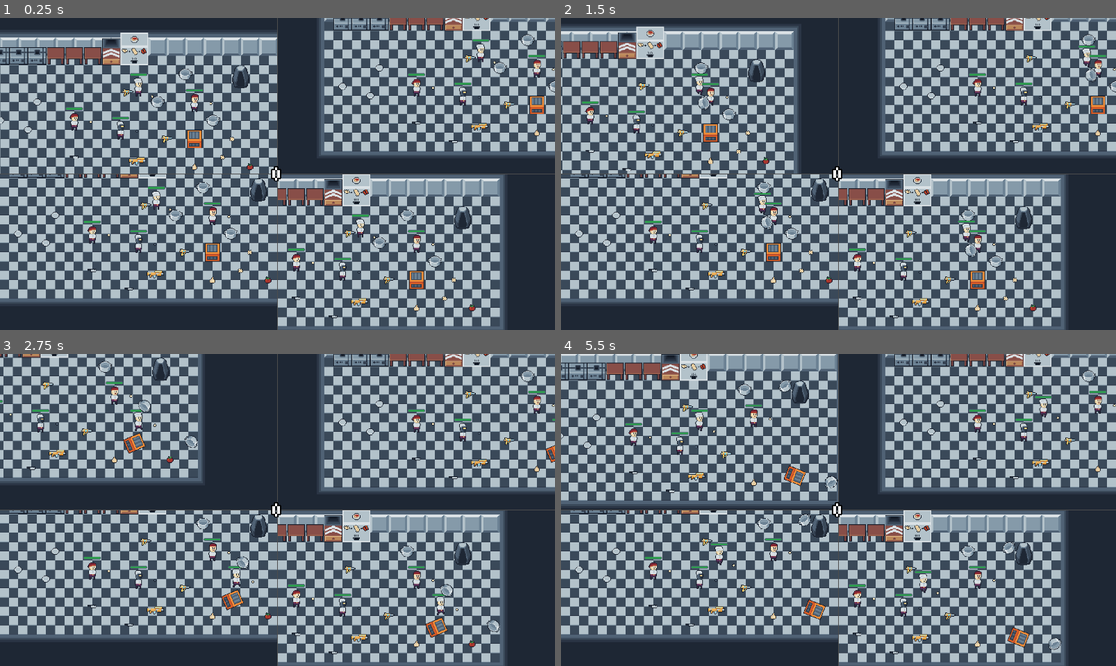
Above: before the commit, frames 1-4 (two rows, left to right).
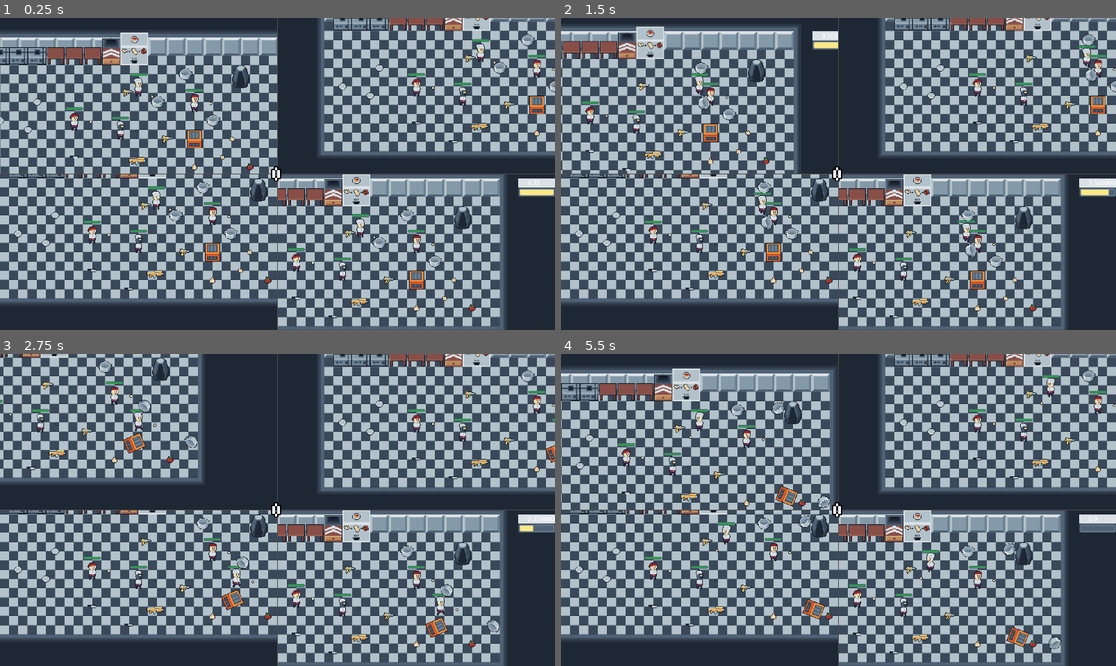
Above: after the commit, the same moments.

Repository: nonamecorn/romancce_macabre
Game: Godot game, scene res://game.tscn
The game is run twice, just before and just after one commit, with the same random seed, the same clock (stepped at 60 frames per second) and the same inputs.
Inputs (mouse positions are in pixels of both pictures, inside the frame that each line leads up to):
- Up to frame 1 (0.25 s): no input
- Up to frame 2 (1.5 s): tap Enter at 0.5 s; move the mouse to (960, 158) at 0.52 s; hold D (p1_right) 0.53-1.28 s; right-click (960, 158) at 0.6 s; click (960, 158) at 0.67 s; move the mouse to (727, 189) at 1.27 s; hold S (p1_down) from 1.28 s (still down); click (727, 189) at 1.35 s
- Up to frame 3 (2.75 s): move the mouse to (333, 441) at 2.02 s; release S (p1_down) at 2.03 s; hold D (p1_right) from 2.03 s (still down); right-click (333, 441) at 2.1 s
- Up to frame 4 (5.5 s): move the mouse to (810, 572) at 2.77 s; release D (p1_right) at 2.78 s; hold W (p1_up) 2.78-3.53 s; click (810, 572) at 2.85 s; move the mouse to (1005, 556) at 3.52 s; hold A (p1_left) 3.53-5.03 s; right-click (1005, 556) at 3.6 s; move the mouse to (672, 463) at 4.27 s; click (672, 463) at 4.35 s; move the mouse to (866, 510) at 5.02 s; hold S (p1_down) from 5.03 s (still down); right-click (866, 510) at 5.1 s; click (866, 510) at 5.17 s

The runs differ from the first frame. In frame 1, 0.4% of the frame differs, in the area x 93-100%, y 51-58%; in frame 2, 0.7%; in frame 3, 0.4%; in frame 4, 21%, in the area x 0-100%, y 0-95%.
Error in both runs: Invalid assignment of property or key 'text' with value of type 'int' on a base object of type 'Label'. (res://game.gd:37)

Commit message:
sdfasfas

Diff:
--- /dev/null
+++ b/lvls/map.gd
@@ -0,0 +1,10 @@
+extends Node2D
+
+func finish():
+	if Score.score > 300:
+		$CanvasLayer/won.show()
+		$win.play()
+	else:
+		$loss.play()
+		$CanvasLayer/lost.show()
+	get_tree().paused = true
--- a/lvls/map.tscn
+++ b/lvls/map.tscn
@@ -1,5 +1,6 @@
-[gd_scene load_steps=25 format=4 uid="uid://bmnwh28jj06kj"]
-
+[gd_scene load_steps=34 format=4 uid="uid://bmnwh28jj06kj"]
+
+[ext_resource type="Script" uid="uid://u738elya2vpj" path="res://lvls/map.gd" id="1_h8448"]
 [ext_resource type="Texture2D" uid="uid://j5o0g2jxcw7p" path="res://img/levels/Wall.png" id="2_04hbb"]
 [ext_resource type="PackedScene" uid="uid://bcq71yyj1gyux" path="res://obj/entity/oguzok.tscn" id="2_gh6g1"]
 [ext_resource type="Texture2D" uid="uid://db6ua4a5ndb2t" path="res://img/levels/WallTileSet.png" id="5_04hbb"]
@@ -21,6 +22,14 @@
 [ext_resource type="PackedScene" uid="uid://c1nm243uchc6w" path="res://obj/entity/grloc.tscn" id="19_rmre4"]
 [ext_resource type="PackedScene" uid="uid://6dum362dqp5s" path="res://obj/entity/pomidor.tscn" id="20_2mgel"]
 [ext_resource type="PackedScene" uid="uid://twexuei0iw5w" path="res://obj/cargo_box.tscn" id="21_rmre4"]
+[ext_resource type="Script" uid="uid://msye2xfhroqu" path="res://lvls/timer.gd" id="23_7jcl3"]
+[ext_resource type="AudioStream" uid="uid://637jl1xq7dxp" path="res://snd/Jingles/win.ogg" id="23_t6f8w"]
+[ext_resource type="AudioStream" uid="uid://brdqe1y14ipxk" path="res://snd/Jingles/lose.ogg" id="24_kl8ba"]
+[ext_resource type="Texture2D" uid="uid://dlxiuwc2mns4b" path="res://img/UI/time3.png" id="25_se0ge"]
+[ext_resource type="Texture2D" uid="uid://dwagvk4336ggt" path="res://img/UI/time.png" id="26_7jcl3"]
+[ext_resource type="Texture2D" uid="uid://dfrqhwow4e8v" path="res://img/UI/time2.png" id="27_uqpkd"]
+[ext_resource type="Texture2D" uid="uid://dol8mmu1f36j3" path="res://img/UI/image2.png" id="29_opa6e"]
+[ext_resource type="Texture2D" uid="uid://bphp7rmdy4a5g" path="res://img/UI/image.png" id="30_fuswm"]
 
 [sub_resource type="TileSetAtlasSource" id="TileSetAtlasSource_b4fcx"]
 texture = ExtResource("5_04hbb")
@@ -121,6 +130,7 @@
 
 [node name="Kitchen" type="Node2D"]
 y_sort_enabled = true
+script = ExtResource("1_h8448")
 
 [node name="cave" parent="." node_paths=PackedStringArray("kitchen_pod") instance=ExtResource("16_ie3xl")]
 y_sort_enabled = false
@@ -228,3 +238,55 @@
 
 [node name="cargo_box" parent="." instance=ExtResource("21_rmre4")]
 position = Vector2(368, 208)
+
+[node name="Timer" type="Timer" parent="."]
+wait_time = 5.0
+one_shot = true
+autostart = true
+script = ExtResource("23_7jcl3")
+
+[node name="TextureProgressBar" type="TextureProgressBar" parent="Timer"]
+offset_left = 544.0
+offset_top = 32.0
+offset_right = 608.0
+offset_bottom = 72.0
+value = 100.0
+texture_under = ExtResource("25_se0ge")
+texture_over = ExtResource("26_7jcl3")
+texture_progress = ExtResource("27_uqpkd")
+
+[node name="Label" type="Label" parent="Timer/TextureProgressBar"]
+layout_mode = 0
+offset_left = 15.999998
+offset_right = 80.0
+offset_bottom = 23.0
+scale = Vector2(0.68, 0.68)
+text = "0:0"
+
+[node name="win" type="AudioStreamPlayer" parent="."]
+process_mode = 3
+stream = ExtResource("23_t6f8w")
+
+[node name="loss" type="AudioStreamPlayer" parent="."]
+process_mode = 3
+stream = ExtResource("24_kl8ba")
+
+[node name="CanvasLayer" type="CanvasLayer" parent="."]
+
+[node name="won" type="TextureRect" parent="CanvasLayer"]
+visible = false
+offset_left = 816.0
+offset_top = 176.0
+offset_right = 1136.0
+offset_bottom = 304.0
+texture = ExtResource("29_opa6e")
+
+[node name="lost" type="TextureRect" parent="CanvasLayer"]
+visible = false
+offset_left = 816.0
+offset_top = 720.0
+offset_right = 1136.0
+offset_bottom = 848.0
+texture = ExtResource("30_fuswm")
+
+[connection signal="timeout" from="Timer" to="." method="finish"]
--- /dev/null
+++ b/lvls/texture_progress_bar.gd
@@ -0,0 +1 @@
+extends TextureProgressBar
--- /dev/null
+++ b/lvls/timer.gd
@@ -0,0 +1,9 @@
+extends Timer
+
+func _ready():
+	$TextureProgressBar/Label.text = str(wait_time)
+	$TextureProgressBar.max_value = wait_time
+
+func _process(delta: float) -> void:
+	$TextureProgressBar.value = time_left
+	$TextureProgressBar/Label.text = str(time_left)
--- a/obj/furniture/output.gd
+++ b/obj/furniture/output.gd
@@ -12,5 +12,6 @@
 		check_orders(body.extract())
 	#await  get_tree().physics_frame
 
-func check_orders(ingr_res):
-	pass
+func check_orders(ingr_res : IngredientRes):
+	if ingr_res.id == "4":
+		Score.score += 100
--- a/res/ingredients/gralic.tres
+++ b/res/ingredients/gralic.tres
@@ -6,6 +6,7 @@
 
 [resource]
 script = ExtResource("1_huel7")
+id = &"1"
 name = "Garlic"
 texture = ExtResource("3_0vo2y")
 chopped_tex = ExtResource("1_lj8q4")
--- a/res/ingredients/gralic_chopped.tres
+++ b/res/ingredients/gralic_chopped.tres
@@ -6,6 +6,7 @@
 
 [resource]
 script = ExtResource("2_lspvl")
+id = &"1"
 name = "Garlic"
 texture = ExtResource("3_txsp1")
 chopped_tex = ExtResource("1_3di6q")
--- a/res/ingredients/pomidor.tres
+++ b/res/ingredients/pomidor.tres
@@ -6,6 +6,7 @@
 
 [resource]
 script = ExtResource("1_sm03m")
+id = &"2"
 name = "Tomato"
 texture = ExtResource("3_lx418")
 chopped_tex = ExtResource("1_08imd")
--- a/res/ingredients/pomidor_chopped.tres
+++ b/res/ingredients/pomidor_chopped.tres
@@ -6,6 +6,7 @@
 
 [resource]
 script = ExtResource("2_gjtab")
+id = &"2"
 name = "Tomato"
 texture = ExtResource("3_k18vr")
 chopped_tex = ExtResource("1_ielgs")
--- a/res/ingredients/popcorn.tres
+++ b/res/ingredients/popcorn.tres
@@ -6,6 +6,7 @@
 
 [resource]
 script = ExtResource("1_ig3d7")
+id = &"3"
 name = "Popcorn"
 texture = ExtResource("2_hx25q")
 chopped_tex = ExtResource("1_adaug")
--- a/res/ingredients/popcorn_chopped.tres
+++ b/res/ingredients/popcorn_chopped.tres
@@ -6,6 +6,7 @@
 
 [resource]
 script = ExtResource("2_bqof1")
+id = &"3"
 name = "Popcorn"
 texture = ExtResource("3_0rwu0")
 chopped_tex = ExtResource("1_l1vup")
--- a/res/ingredients/spaghetti.tres
+++ b/res/ingredients/spaghetti.tres
@@ -5,6 +5,7 @@
 
 [resource]
 script = ExtResource("2_8j036")
+id = &"4"
 name = "Spaghetti Ready "
 texture = ExtResource("1_wovme")
 chopped_tex = ExtResource("1_wovme")
Not shown: 1 places in game.tscn that only renumber resources
Binary file added: img/UI/image.png
Not shown, added: img/UI/image.png.import
Binary file added: img/UI/image2.png
Not shown, added: img/UI/image2.png.import
Binary file added: img/UI/time.png
Not shown, added: img/UI/time.png.import
Binary file added: img/UI/time2.png
Not shown, added: img/UI/time2.png.import
Binary file added: img/UI/time3.png
Not shown, added: img/UI/time3.png.import
Not shown, added: lvls/map.gd.uid
(and 26 more such lines)
